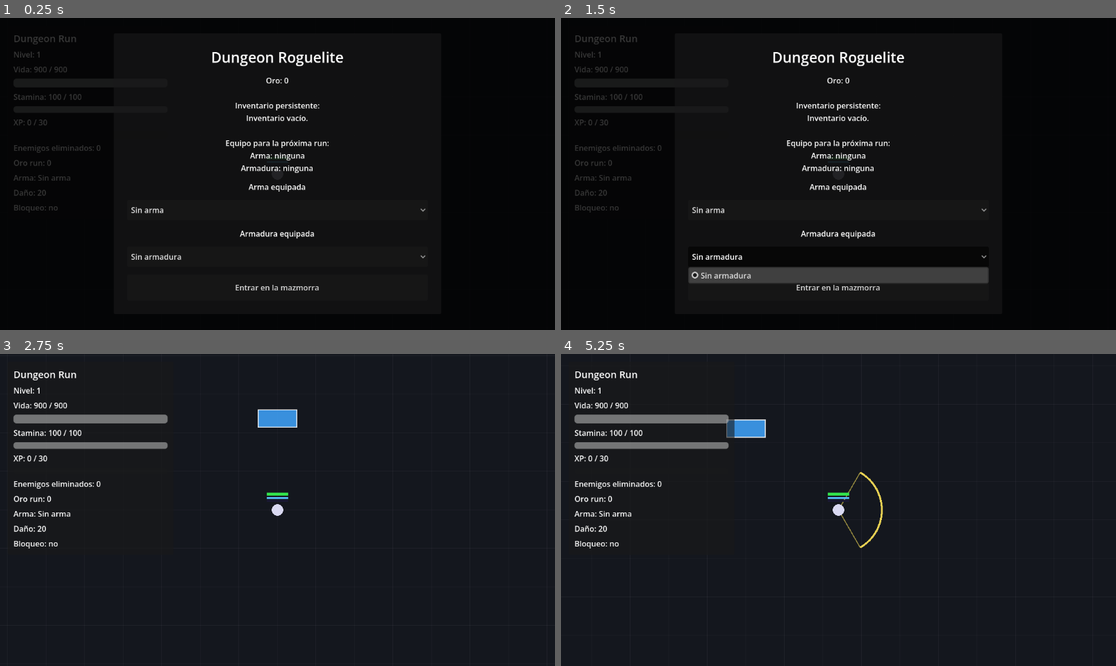
Above: before the commit, frames 1-4 (two rows, left to right).
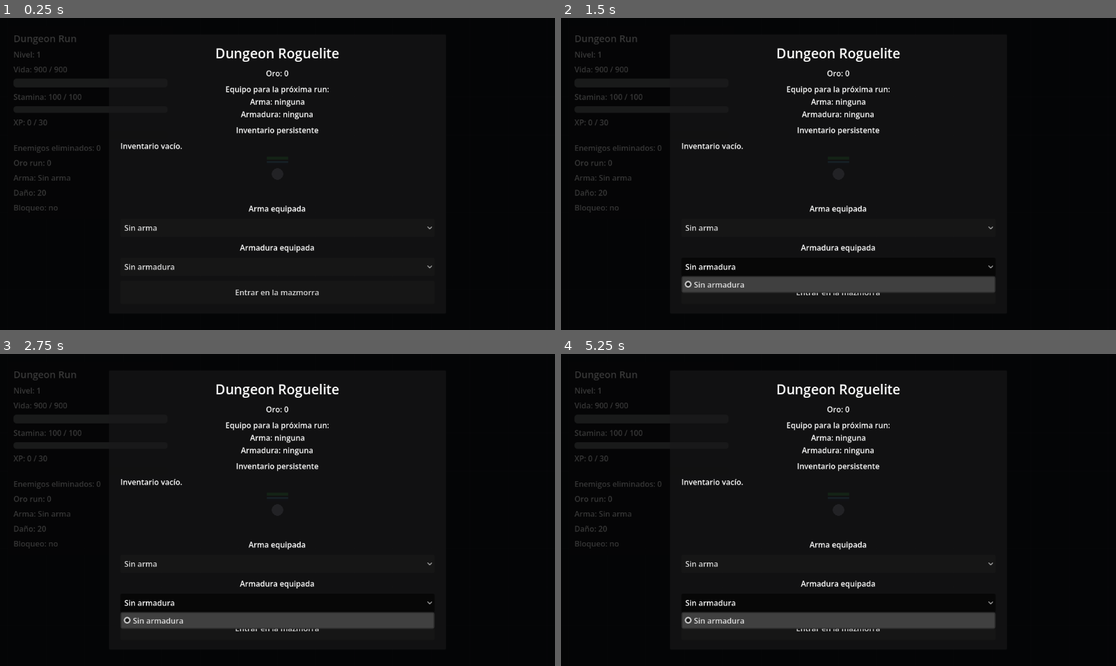
Above: after the commit, the same moments.

Repository: sergioHdz77/Dungeon-Project
Game: Godot game, scene res://scenes/core/main.tscn
Same seed, same stepped clock (60 frames per second), same inputs: the game is played once before the commit and once after it.
Inputs:
- Up to frame 1 (0.25 s): no input
- Up to frame 2 (1.5 s): click "Sin arma" at 0.5 s; click "Sin armadura" at 1.25 s
- Up to frame 3 (2.75 s): click "Entrar en la mazmorra" at 2 s
- Up to frame 4 (5.25 s): tap Enter at 2.75 s; hold D (move_right) 2.78-4.28 s; tap Space (attack) at 2.85, 5.1 s; tap W (move_up) at 3.02, 3.77 s; tap Shift (block) at 3.6 s; hold A (move_left) 4.28-5.03 s; tap E (interact) at 4.35 s; hold D (move_right) from 5.03 s (still down)

The runs differ from the first frame. In frame 1, 3.2% of the frame differs, in the area x 21-78%, y 9-89%; in frame 2, 6.4%; in frame 3, 9.7%; in frame 4, 9.8%, in the area x 0-100%, y 0-100%.

Commit message:
random loot

Diff:
--- a/scripts/data/item_database.gd
+++ b/scripts/data/item_database.gd
@@ -94,3 +94,29 @@
 
 static func is_armor(item_id: String) -> bool:
 	return get_item_type(item_id) == "armor"
+
+
+static func get_all_loot_item_ids() -> Array[String]:
+	# Pool simple de loot.
+	# De momento todos los items pueden salir como recompensa del boss.
+
+	var item_ids: Array[String] = []
+
+	for raw_item_id: Variant in ITEMS.keys():
+		item_ids.append(str(raw_item_id))
+
+	return item_ids
+
+
+static func get_random_loot_item() -> Dictionary:
+	# Devuelve un item aleatorio del pool simple.
+
+	var item_ids: Array[String] = get_all_loot_item_ids()
+
+	if item_ids.is_empty():
+		return {}
+
+	var random_index: int = randi_range(0, item_ids.size() - 1)
+	var selected_item_id: String = item_ids[random_index]
+
+	return get_item(selected_item_id)
--- a/scripts/drops/loot_item.gd
+++ b/scripts/drops/loot_item.gd
@@ -19,6 +19,15 @@
 
 	# Detecta cuándo el jugador entra en el área.
 	body_entered.connect(_on_body_entered)
+
+	queue_redraw()
+
+
+func setup_item(new_item_id: String, new_display_name: String) -> void:
+	# Permite que DungeonRoom configure dinámicamente qué item representa este drop.
+
+	item_id = new_item_id
+	display_name = new_display_name
 
 	queue_redraw()
 
--- a/scripts/dungeon/rooms/dungeon_room.gd
+++ b/scripts/dungeon/rooms/dungeon_room.gd
@@ -1,4 +1,6 @@
 extends Node2D
+
+const ItemDatabase = preload("res://scripts/data/item_database.gd")
 
 # Sala base de mazmorra.
 #
@@ -224,6 +226,19 @@
 	if loot_item_scene == null:
 		return
 
+	var item_data: Dictionary = ItemDatabase.get_random_loot_item()
+
+	if item_data.is_empty():
+		push_warning("%s: ItemDatabase no devolvió loot válido." % name)
+		return
+
+	var item_id: String = str(item_data.get("id", ""))
+	var display_name: String = str(item_data.get("name", "Objeto desconocido"))
+
+	if item_id.is_empty():
+		push_warning("%s: loot generado sin id." % name)
+		return
+
 	var loot_item := loot_item_scene.instantiate() as Node2D
 
 	if loot_item == null:
@@ -235,8 +250,14 @@
 	# Más adelante podemos usar un Marker2D llamado LootSpawn.
 	loot_item.global_position = global_position
 
+	# Configuramos dinámicamente qué objeto representa este drop.
+	if loot_item.has_method("setup_item"):
+		loot_item.setup_item(item_id, display_name)
+
 	if loot_item.has_signal("collected"):
 		loot_item.collected.connect(_on_loot_item_collected)
+
+	print("Loot generado en ", name, ": ", display_name)
 
 
 func _on_loot_item_collected(item_id: String, display_name: String) -> void:
--- a/scripts/ui/start_screen.gd
+++ b/scripts/ui/start_screen.gd
@@ -8,7 +8,10 @@
 signal armor_selected(item_id: String)
 
 var overlay: Control = null
-var info_label: Label = null
+var gold_label: Label = null
+var equipment_label: Label = null
+var inventory_label: Label = null
+
 var weapon_option_button: OptionButton = null
 var armor_option_button: OptionButton = null
 
@@ -38,31 +41,50 @@
 	overlay.add_child(center_container)
 
 	var panel := PanelContainer.new()
-	panel.custom_minimum_size = Vector2(680, 560)
+	panel.custom_minimum_size = Vector2(700, 520)
 	center_container.add_child(panel)
 
 	var margin := MarginContainer.new()
-	margin.add_theme_constant_override("margin_left", 28)
-	margin.add_theme_constant_override("margin_right", 28)
-	margin.add_theme_constant_override("margin_top", 28)
-	margin.add_theme_constant_override("margin_bottom", 28)
+	margin.add_theme_constant_override("margin_left", 24)
+	margin.add_theme_constant_override("margin_right", 24)
+	margin.add_theme_constant_override("margin_top", 20)
+	margin.add_theme_constant_override("margin_bottom", 20)
 	panel.add_child(margin)
 
 	var vbox := VBoxContainer.new()
-	vbox.add_theme_constant_override("separation", 16)
+	vbox.add_theme_constant_override("separation", 10)
 	margin.add_child(vbox)
 
 	var title := Label.new()
 	title.text = "Dungeon Roguelite"
 	title.horizontal_alignment = HORIZONTAL_ALIGNMENT_CENTER
-	title.add_theme_font_size_override("font_size", 30)
+	title.add_theme_font_size_override("font_size", 28)
 	vbox.add_child(title)
 
-	info_label = Label.new()
-	info_label.horizontal_alignment = HORIZONTAL_ALIGNMENT_CENTER
-	info_label.vertical_alignment = VERTICAL_ALIGNMENT_CENTER
-	info_label.autowrap_mode = TextServer.AUTOWRAP_WORD_SMART
-	vbox.add_child(info_label)
+	gold_label = Label.new()
+	gold_label.horizontal_alignment = HORIZONTAL_ALIGNMENT_CENTER
+	vbox.add_child(gold_label)
+
+	equipment_label = Label.new()
+	equipment_label.horizontal_alignment = HORIZONTAL_ALIGNMENT_CENTER
+	equipment_label.autowrap_mode = TextServer.AUTOWRAP_WORD_SMART
+	vbox.add_child(equipment_label)
+
+	var inventory_title := Label.new()
+	inventory_title.text = "Inventario persistente"
+	inventory_title.horizontal_alignment = HORIZONTAL_ALIGNMENT_CENTER
+	vbox.add_child(inventory_title)
+
+	var inventory_scroll := ScrollContainer.new()
+	inventory_scroll.custom_minimum_size = Vector2(620, 120)
+	inventory_scroll.horizontal_scroll_mode = ScrollContainer.SCROLL_MODE_DISABLED
+	inventory_scroll.vertical_scroll_mode = ScrollContainer.SCROLL_MODE_AUTO
+	vbox.add_child(inventory_scroll)
+
+	inventory_label = Label.new()
+	inventory_label.autowrap_mode = TextServer.AUTOWRAP_WORD_SMART
+	inventory_label.size_flags_horizontal = Control.SIZE_EXPAND_FILL
+	inventory_scroll.add_child(inventory_label)
 
 	var weapon_title := Label.new()
 	weapon_title.text = "Arma equipada"
@@ -70,7 +92,7 @@
 	vbox.add_child(weapon_title)
 
 	weapon_option_button = OptionButton.new()
-	weapon_option_button.custom_minimum_size = Vector2(380, 42)
+	weapon_option_button.custom_minimum_size = Vector2(420, 38)
 	weapon_option_button.item_selected.connect(_on_weapon_option_selected)
 	vbox.add_child(weapon_option_button)
 
@@ -80,13 +102,13 @@
 	vbox.add_child(armor_title)
 
 	armor_option_button = OptionButton.new()
-	armor_option_button.custom_minimum_size = Vector2(380, 42)
+	armor_option_button.custom_minimum_size = Vector2(420, 38)
 	armor_option_button.item_selected.connect(_on_armor_option_selected)
 	vbox.add_child(armor_option_button)
 
 	var start_button := Button.new()
 	start_button.text = "Entrar en la mazmorra"
-	start_button.custom_minimum_size = Vector2(380, 54)
+	start_button.custom_minimum_size = Vector2(420, 48)
 	start_button.pressed.connect(_on_start_button_pressed)
 	vbox.add_child(start_button)
 
@@ -100,11 +122,9 @@
 	armor_options: Array[Dictionary],
 	selected_armor_id: String
 ) -> void:
-	info_label.text = "Oro: %s\n\nInventario persistente:\n%s\n\n%s" % [
-		gold,
-		inventory_text,
-		equipment_text
-	]
+	gold_label.text = "Oro: %s" % gold
+	equipment_label.text = equipment_text
+	inventory_label.text = inventory_text
 
 	refresh_weapon_options(weapon_options, selected_weapon_id)
 	refresh_armor_options(armor_options, selected_armor_id)
